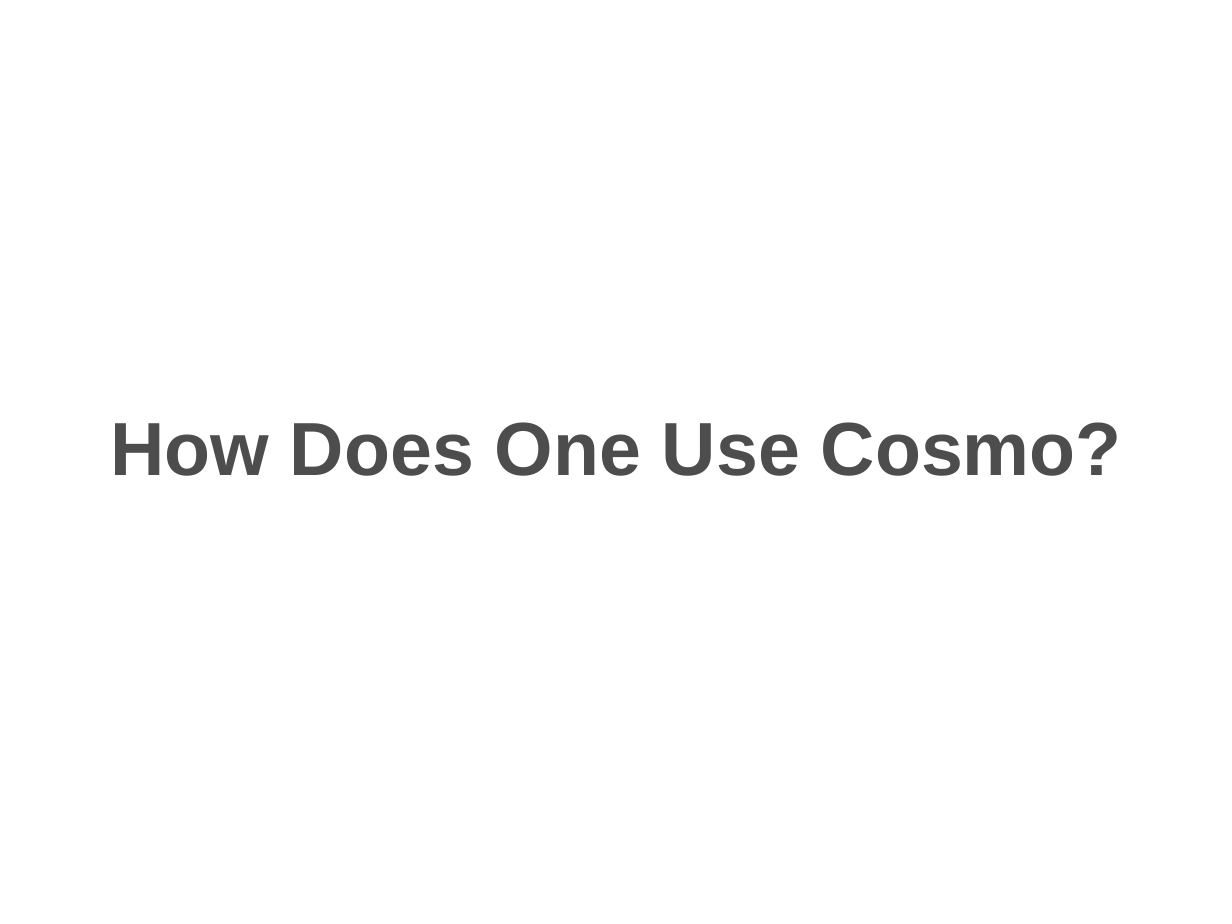
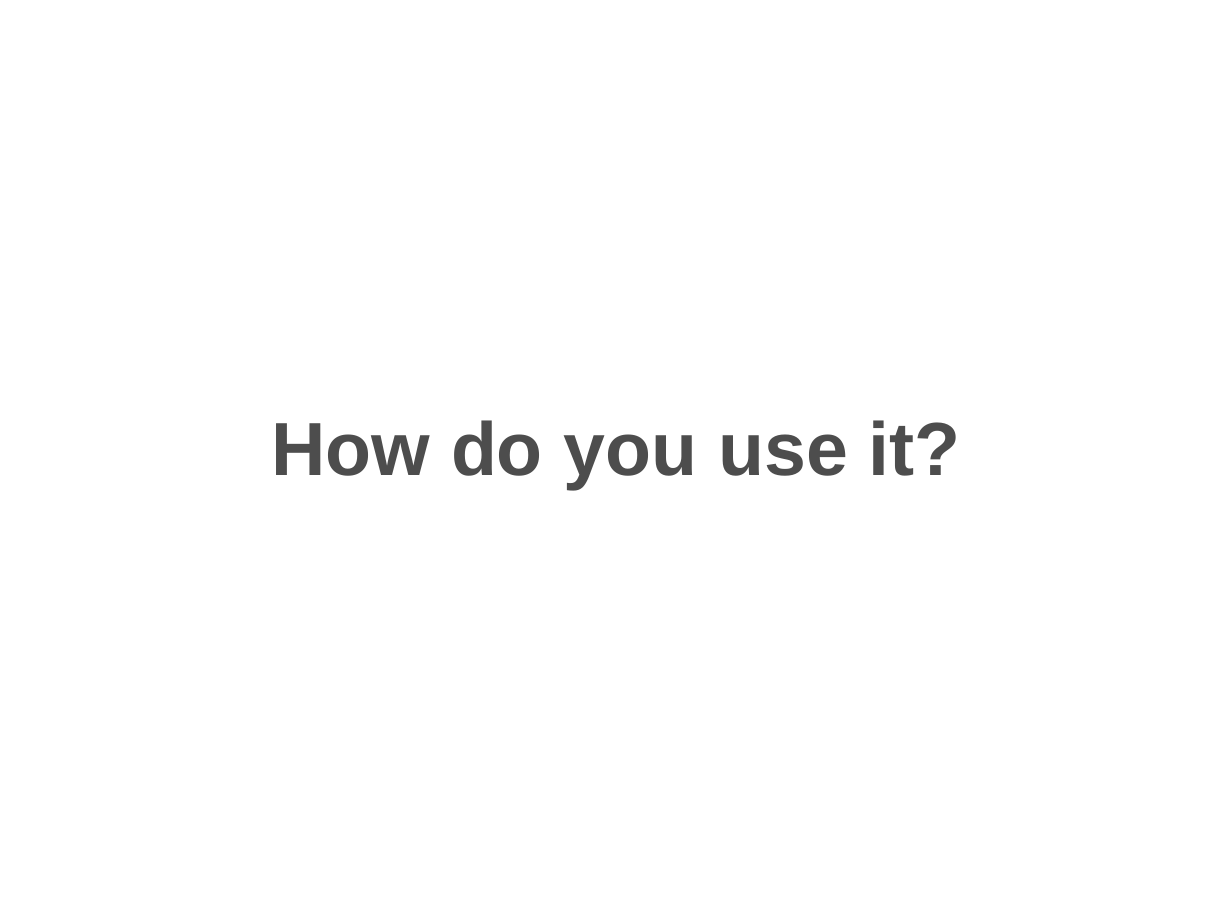
Before and after one commit to hzbarcea/cosmo, a slide deck: slide 6 of src/docs/presentations/apachecon2006.ppt. Drawn at 1232x924 pixels with LibreOffice and Linux fonts; fonts in the diff are those of the drawing; background and template pictures are left out. Boxes give left, top, right and bottom in pixels: in the first picture for what was removed or moved away, otherwise in the second. Text is boxed around its words. In the diff, an @@ line names an element or a change of style, - is before the commit and + after.

```diff
--- a/src/docs/presentations/apachecon2006.ppt
+++ b/src/docs/presentations/apachecon2006.ppt
@@ title at (271,420,961,490): text changed @@
-How Does One Use Cosmo?
+How do you use it?
```
Also in this commit, not shown: 23 other slides changed, 10 slides added, 6 slides removed.
